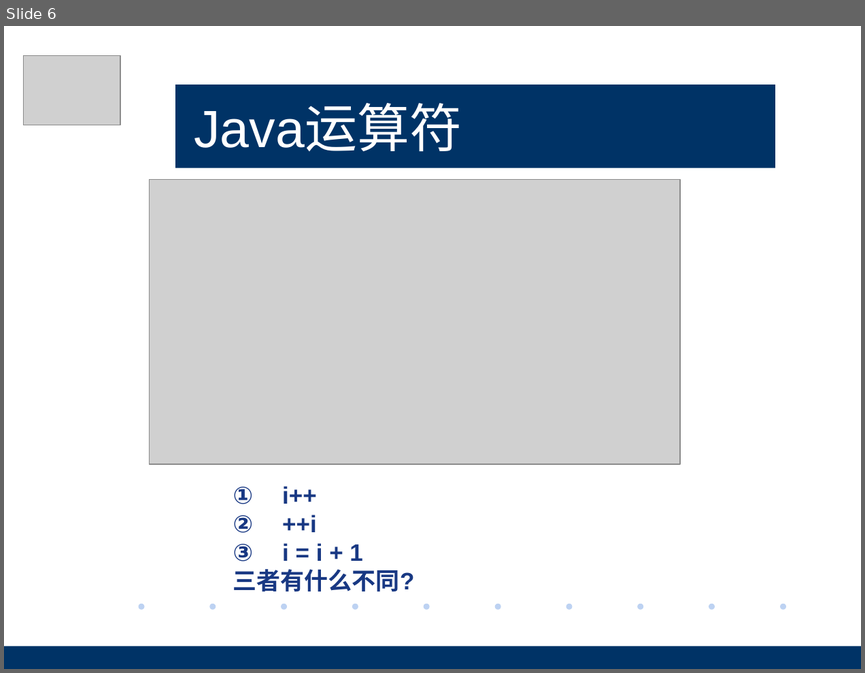
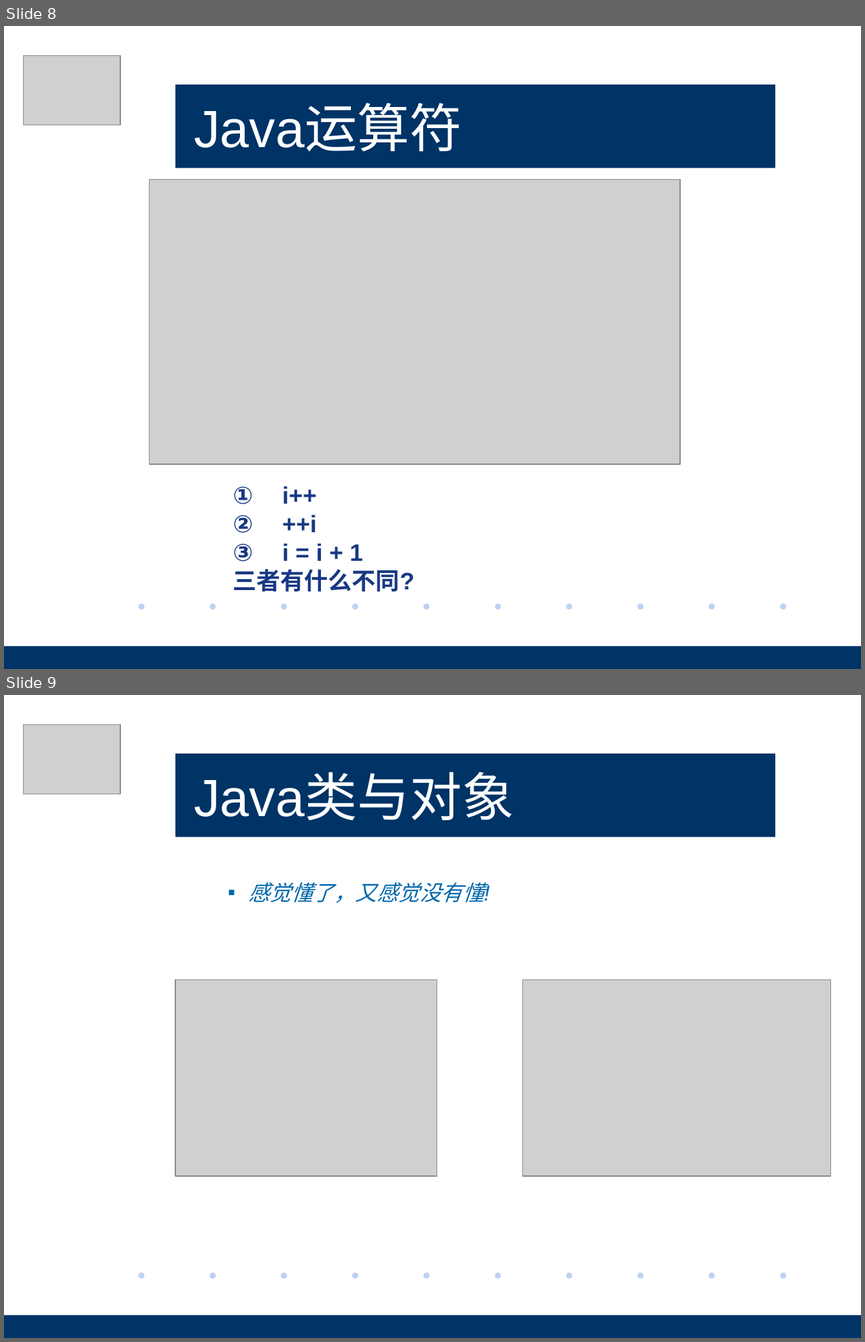
Before and after one commit to pez1420/peixun, a slide deck: Java基础/Java基础培训-基础语法.pptx. Shown one above the other, each under a label of ours: slide 6 before the commit, slides 8 and 9 after it. The pictures are 865x673 and 865x1342 pixels, drawn with LibreOffice and Linux fonts; fonts in the diff are those of the drawing; grey boxes stand for pictures; background and template pictures are left out. Boxes give left, top, right and bottom in pixels: in the first picture for what was removed or moved away, otherwise in the second. Text is boxed around its words. In the diff, an @@ line names an element or a change of style, - is before the commit and + after.

```diff
--- a/Java基础/Java基础培训-基础语法.pptx
+++ b/Java基础/Java基础培训-基础语法.pptx
@@ slide 9 added at bbox=[4, 695, 861, 1338], background #FFFFFF; not listed: 12 template elements that a slide beside it also shows @@
@@ picture added at bbox=[23, 725, 120, 794] @@
@@ title added at bbox=[175, 753, 775, 836], fill #003366, 44 pt, text #FFFFFF @@
+Java类与对象
@@ text added at bbox=[248, 882, 483, 902], 18 pt, text #0067AC, italic @@
+▪ 感觉懂了，又感觉没有懂!
@@ picture added at bbox=[175, 979, 436, 1176] @@
@@ picture added at bbox=[522, 979, 830, 1176] @@
@@ rectangle added at bbox=[718, 1320, 861, 1338], fill #003366 @@
@@ what was slide 6 is now slide 8 @@
```
Also in this commit, not shown: 1 slide changed, 21 other slides added, 1 slide removed, 3 other files.
